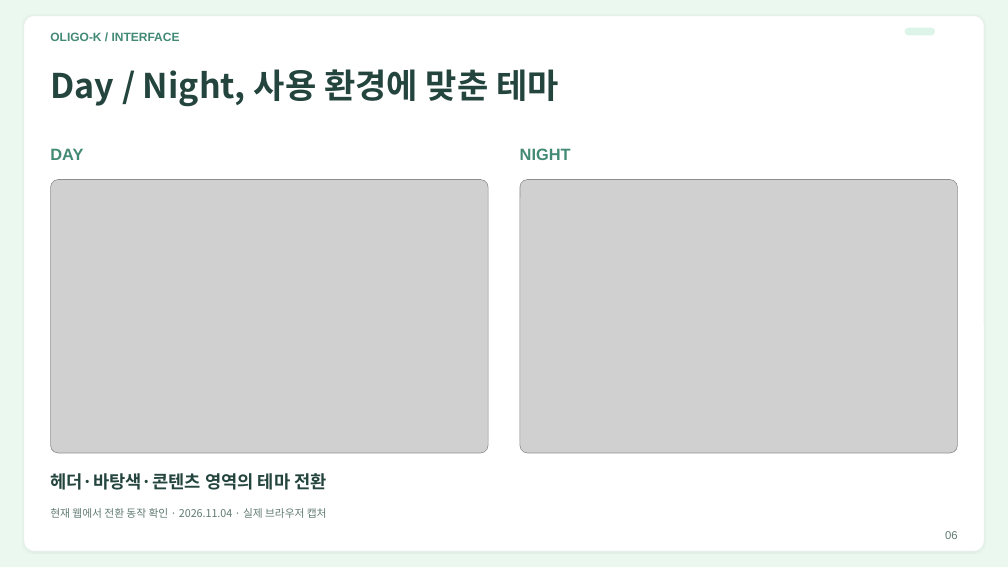
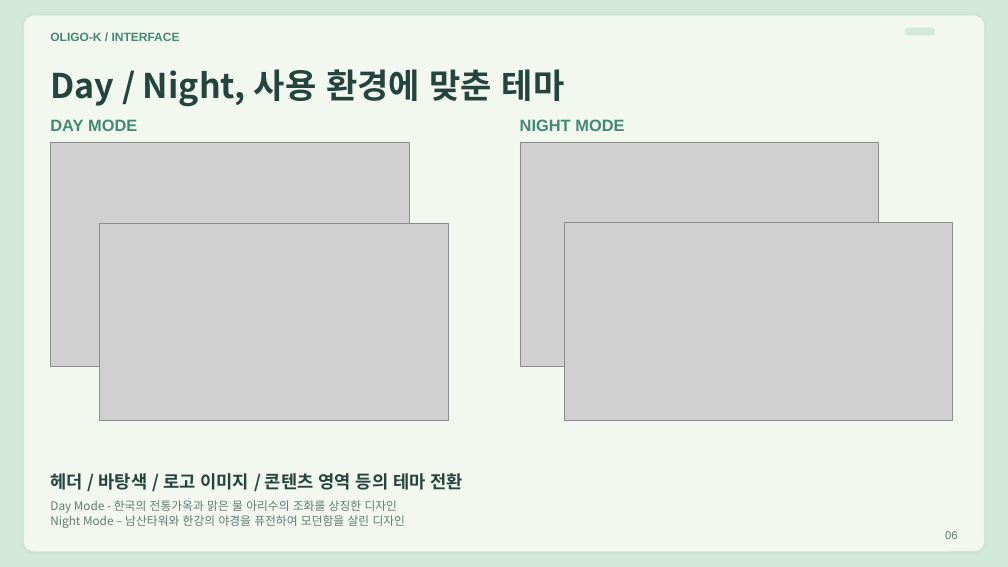
Before and after one commit to Jack-the-Ace/remind, a slide deck: slide 6 of 참고자료/취뽀/candidate_v4.pptx. Drawn at 1008x567 pixels with LibreOffice and Linux fonts; fonts in the diff are those of the drawing; grey boxes stand for pictures. Boxes give left, top, right and bottom in pixels: in the first picture for what was removed or moved away, otherwise in the second. Text is boxed around its words. In the diff, an @@ line names an element or a change of style, - is before the commit and + after.

```diff
--- a/참고자료/취뽀/candidate_v4.pptx
+++ b/참고자료/취뽀/candidate_v4.pptx
@@ background #EAF8F0 to #D2E9DA @@
@@ rounded rectangle at (24, 16, 984, 551): fill #FFFFFF to #F2F7EF @@
@@ rounded rectangle at (905, 28, 935, 35): fill #DDF4E8 to #D2E9DA @@
@@ text at (50, 119, 137, 131): text changed @@
-DAY
+DAY MODE
@@ text at (520, 119, 624, 131): text changed @@
-NIGHT
+NIGHT MODE
@@ picture added at (50, 142, 409, 367) @@
@@ picture added at (520, 142, 879, 367) @@
@@ picture: place and size @@
-picture at (51, 180, 488, 453)
+picture at (99, 223, 448, 420)
@@ picture: place and size @@
-picture at (520, 180, 957, 453)
+picture at (564, 222, 952, 420)
@@ text at (50, 473, 463, 490): text changed @@
-헤더·바탕색·콘텐츠 영역의 테마 전환
+헤더 / 바탕색 / 로고 이미지 / 콘텐츠 영역 등의 테마 전환
@@ text at (50, 500, 405, 528): text changed; size 12.8 to 14 pt @@
-현재 웹에서 전환 동작 확인 · 2026.11.04 · 실제 브라우저 캡처
+Day Mode - 한국의 전통가옥과 맑은 물 아리수의 조화를 상징한 디자인
+Night Mode – 남산타워와 한강의 야경을 퓨전하여 모던함을 살린 디자인
```
Also in this commit, not shown: 15 other slides changed, 24 other files.
